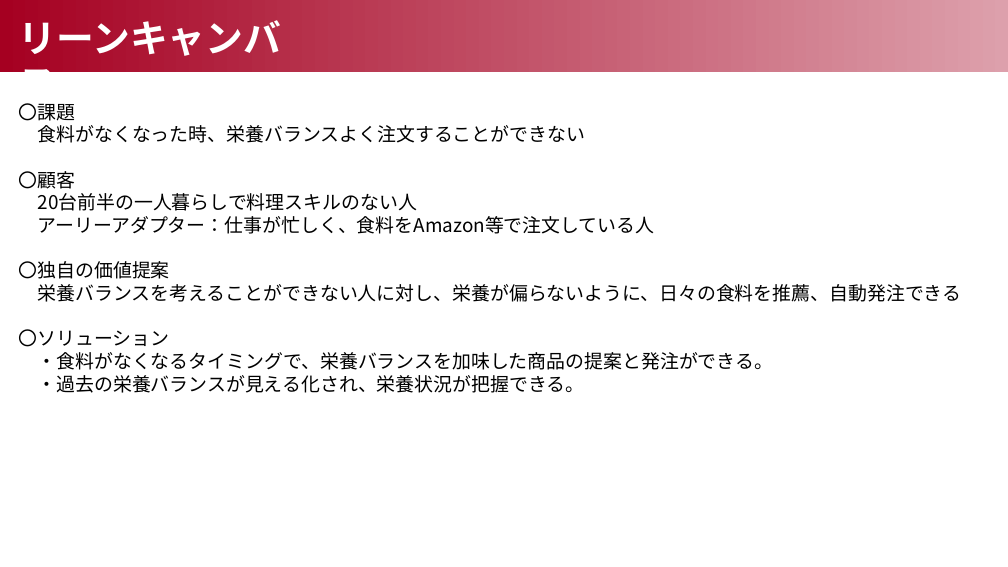
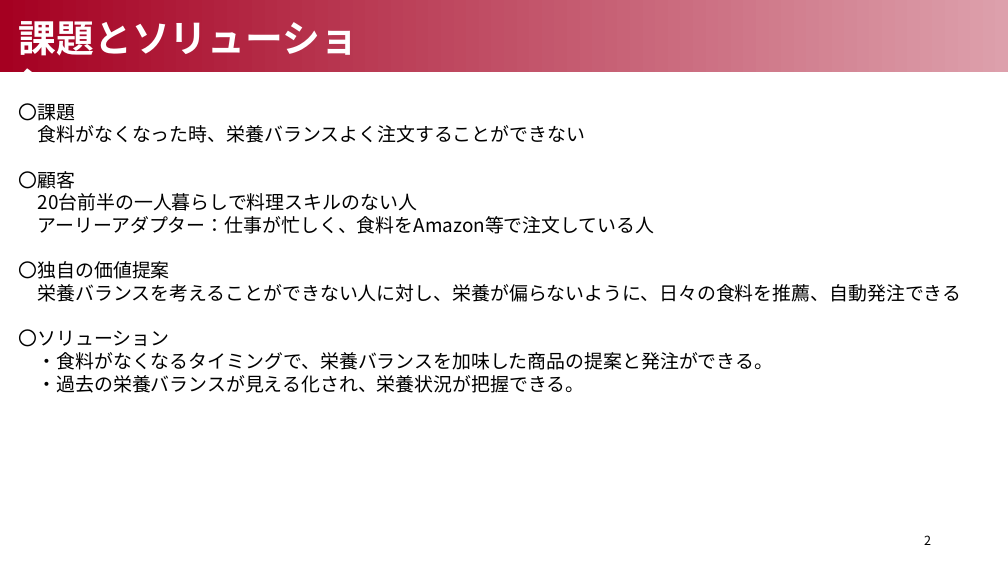
Before and after one commit to Smart-SE/sse2019-group5, a slide deck: slide 3 of spec/K1_group5_Presentation.pptx. Drawn at 1008x567 pixels with LibreOffice and Linux fonts; fonts in the diff are those of the drawing. Boxes give left, top, right and bottom in pixels: in the first picture for what was removed or moved away, otherwise in the second. Text is boxed around its words. In the diff, an @@ line names an element or a change of style, - is before the commit and + after.

Commit message:
課題部分の整理と機械学習モデル込みのシステム構成図追加

```diff
--- a/spec/K1_group5_Presentation.pptx
+++ b/spec/K1_group5_Presentation.pptx
@@ text at box(19, 21, 358, 56): text changed @@
-リーンキャンバス
+課題とソリューション
@@ page number added at box(924, 535, 931, 545), 12 pt, text #000000 @@
+2
```
Also in this commit, not shown: 11 other slides changed, 7 slides added.
